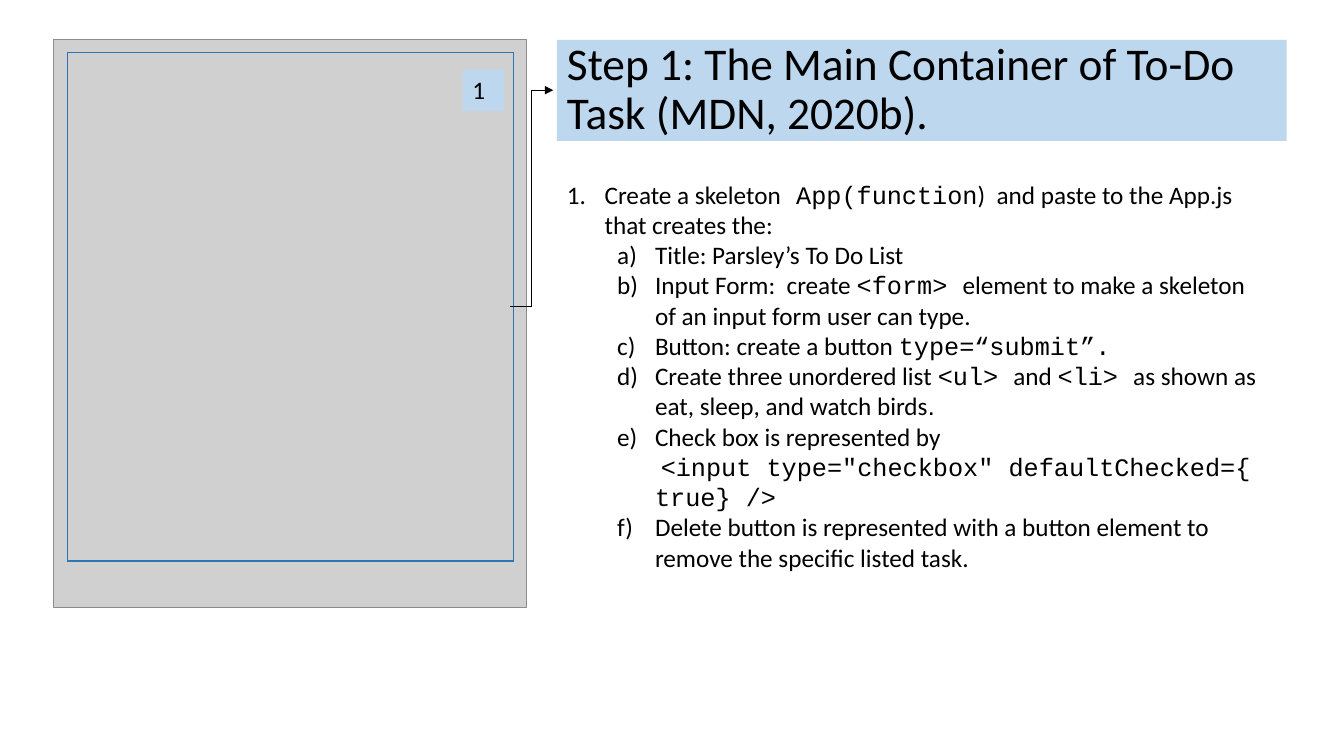
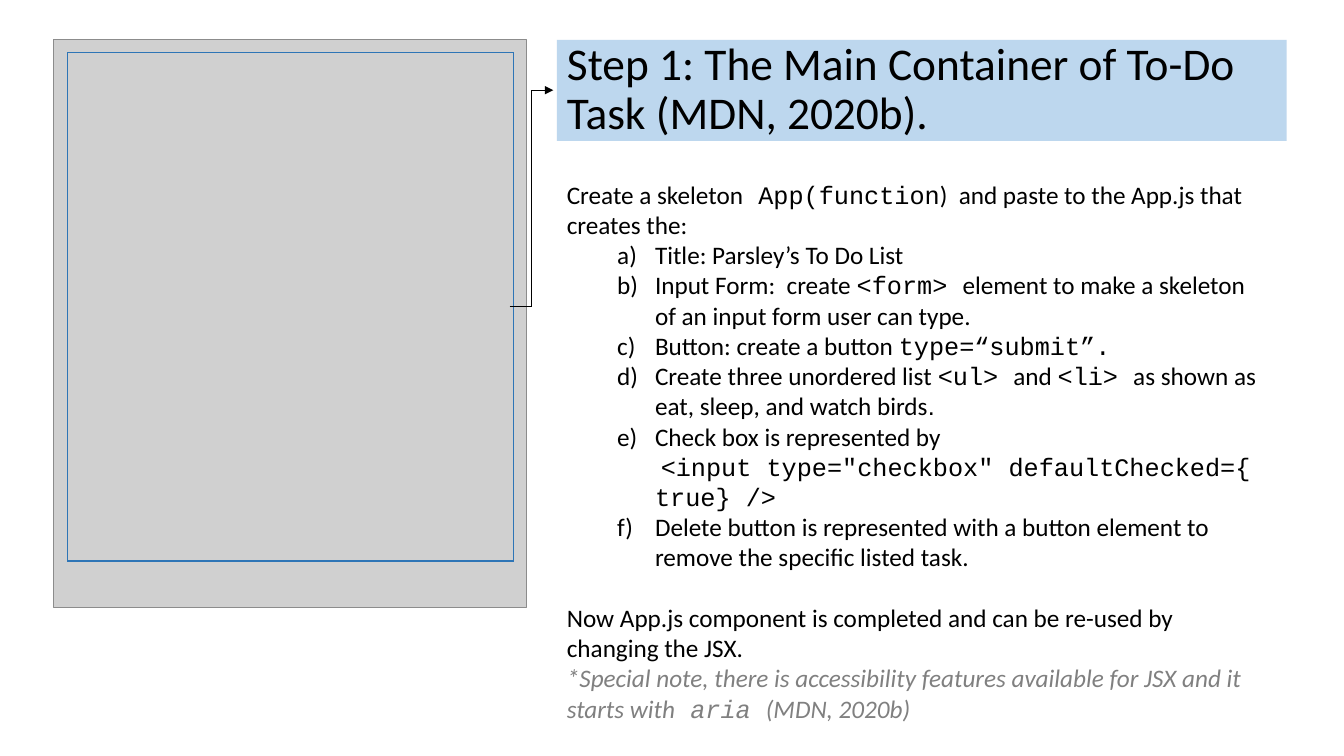
Before and after one commit to jia-von/react-app-planning-assignment, a slide deck: slide 6 of To-Do-App-Illustrations/React To-Do Planning Assignment.pptx (slide 5 before the commit). Drawn at 1344x756 pixels with LibreOffice and Linux fonts; fonts in the diff are those of the drawing; grey boxes stand for pictures. Boxes give left, top, right and bottom in pixels: in the first picture for what was removed or moved away, otherwise in the second. Text is boxed around its words. In the diff, an @@ line names an element or a change of style, - is before the commit and + after.

Commit message:
completed PowerPoint how each component is linked to one another to create a fully functional application

```diff
--- a/To-Do-App-Illustrations/React To-Do Planning Assignment.pptx
+++ b/To-Do-App-Illustrations/React To-Do Planning Assignment.pptx
@@ rectangle removed at (x1=463, y1=70, x2=504, y2=111) @@
-1
@@ text at (x1=567, y1=185, x2=1242, y2=235): bullet 1. to none @@
@@ text at (x1=567, y1=609, x2=1241, y2=721): paragraphs added @@
+Now App.js component is completed and can be re-used by changing the JSX.
+*Special note, there is accessibility features available for JSX and it starts with aria (MDN, 2020b)
```
Also in this commit, not shown: 4 other slides changed, 1 slide added, 3 other files.
